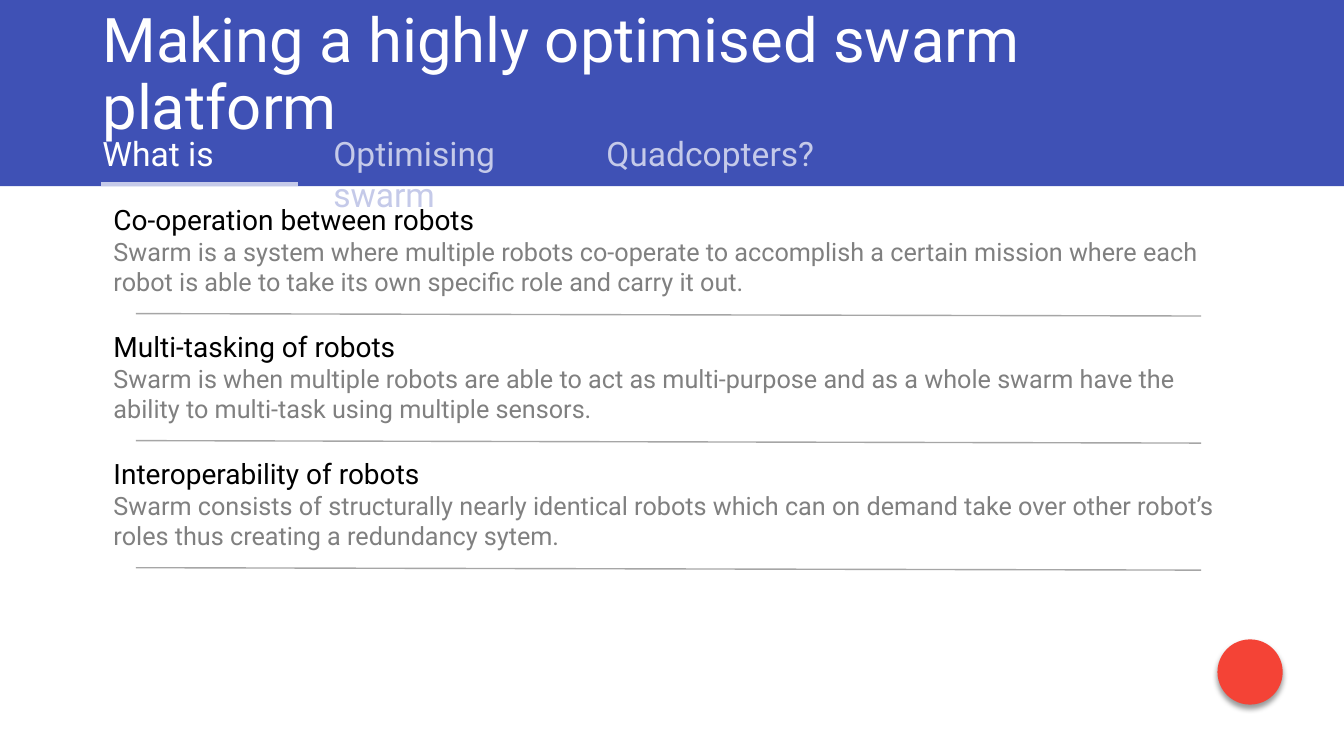
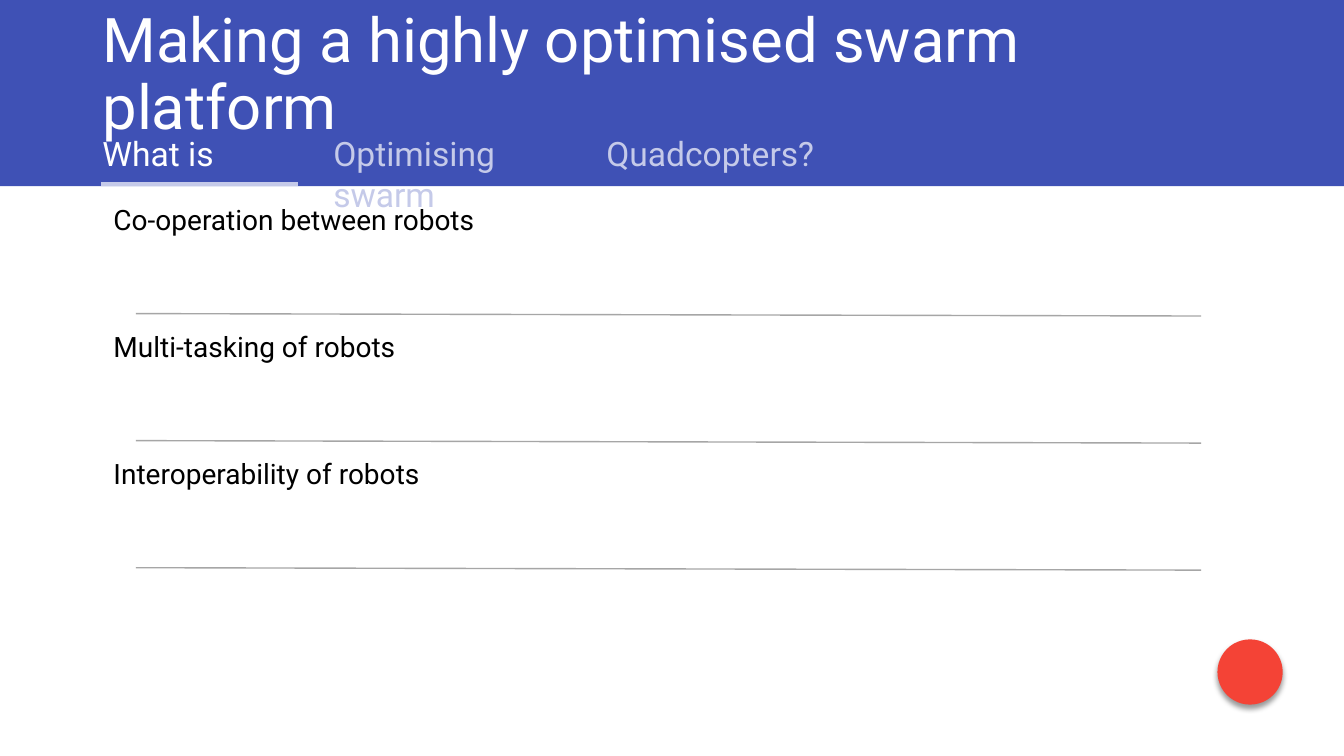
Before and after one commit to SentiBots/SentiBots, a slide deck: slide 3 of Reports/TKKYIA ppt.pptx. Drawn at 1344x756 pixels with LibreOffice and Linux fonts; fonts in the diff are those of the drawing. Boxes give left, top, right and bottom in pixels: in the first picture for what was removed or moved away, otherwise in the second. Text is boxed around its words. In the diff, an @@ line names an element or a change of style, - is before the commit and + after.

```diff
--- a/Reports/TKKYIA ppt.pptx
+++ b/Reports/TKKYIA ppt.pptx
@@ text at [113,242,1197,297]: paragraph removed @@
-Swarm is a system where multiple robots co-operate to accomplish a certain mission where each robot is able to take its own specific role and carry it out.
@@ text at [113,369,1174,424]: paragraph removed @@
-Swarm is when multiple robots are able to act as multi-purpose and as a whole swarm have the ability to multi-task using multiple sensors.
@@ text at [113,496,1213,551]: paragraph removed @@
-Swarm consists of structurally nearly identical robots which can on demand take over other robot’s roles thus creating a redundancy sytem.
```
Also in this commit, not shown: 3 other slides changed, 7 other files.
